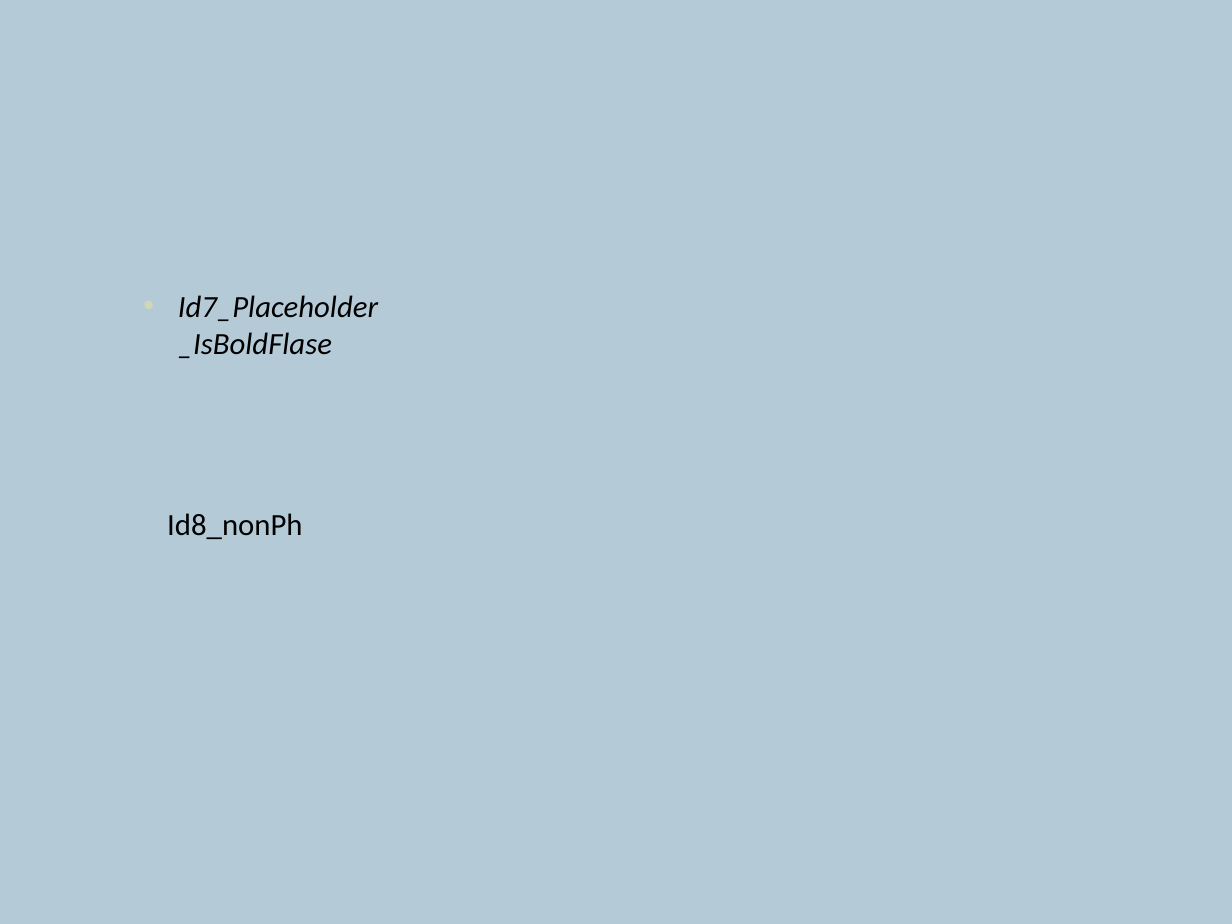
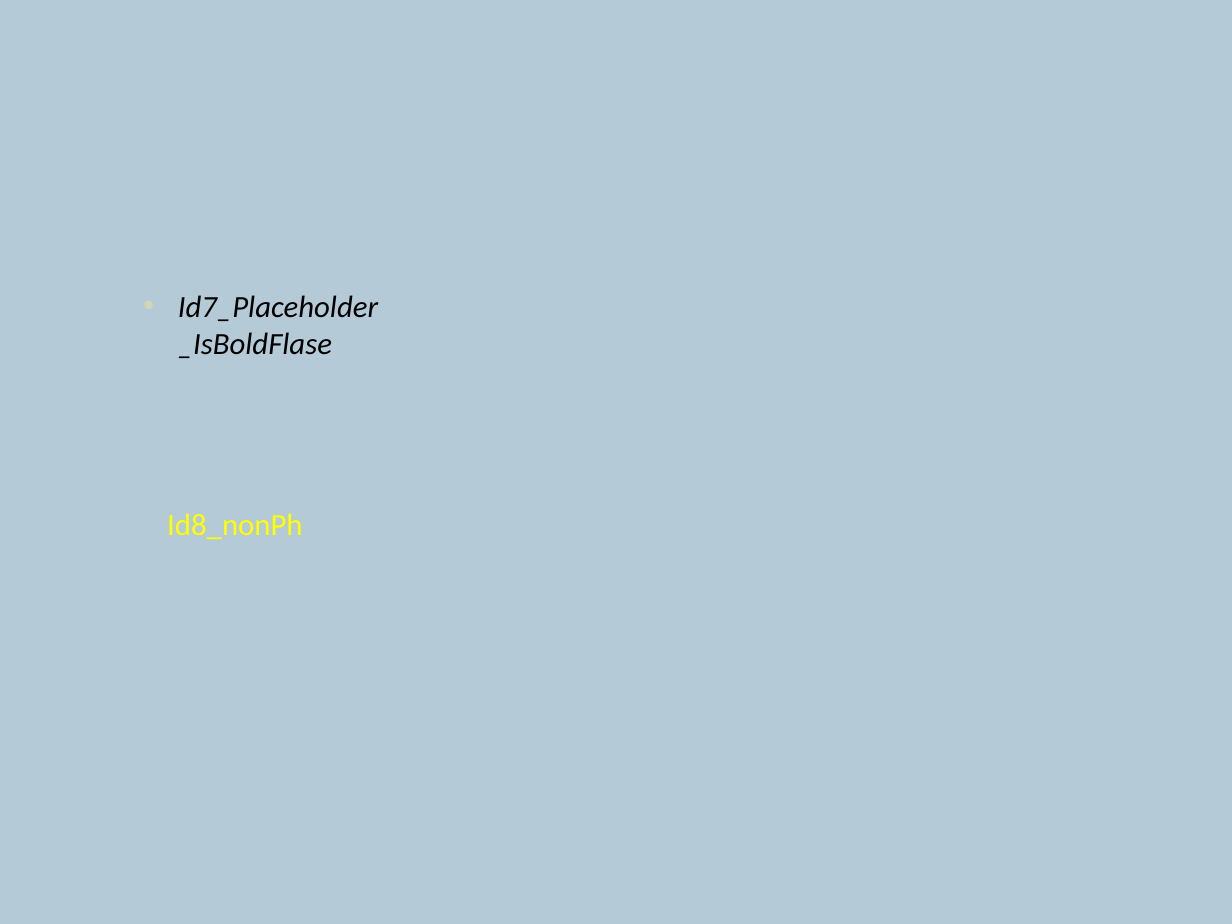
Before and after one commit to ShapeCrawler/ShapeCrawler, a slide deck: slide 3 of ShapeCrawler.Tests.Unit/Resource/020.pptx. Drawn at 1232x924 pixels with LibreOffice and Linux fonts; fonts in the diff are those of the drawing. Boxes give left, top, right and bottom in pixels: in the first picture for what was removed or moved away, otherwise in the second. Text is boxed around its words. In the diff, an @@ line names an element or a change of style, - is before the commit and + after.

```diff
--- a/ShapeCrawler.Tests.Unit/Resource/020.pptx
+++ b/ShapeCrawler.Tests.Unit/Resource/020.pptx
@@ text "Id8_nonPh" at (167, 513, 302, 539): text colour #000000 to #FFFF00 @@
```
Also in this commit, not shown: 41 other files.
